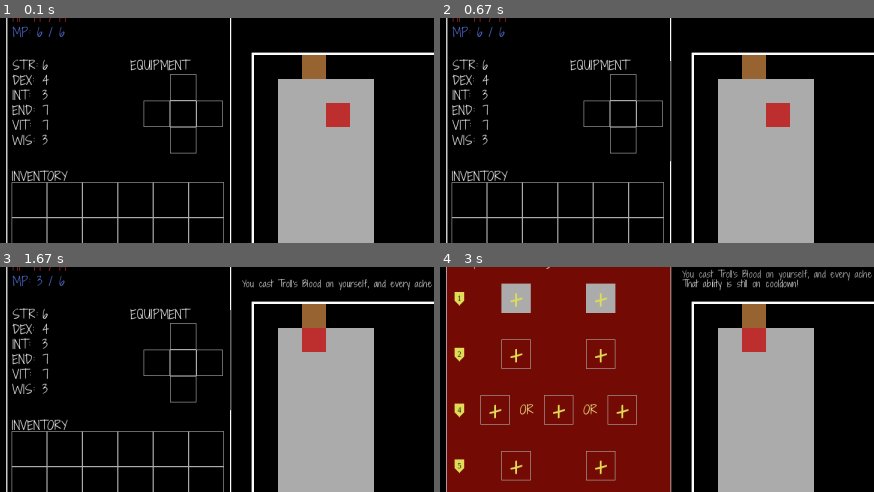
Above: before the commit, frames 1-4 (two rows, left to right).
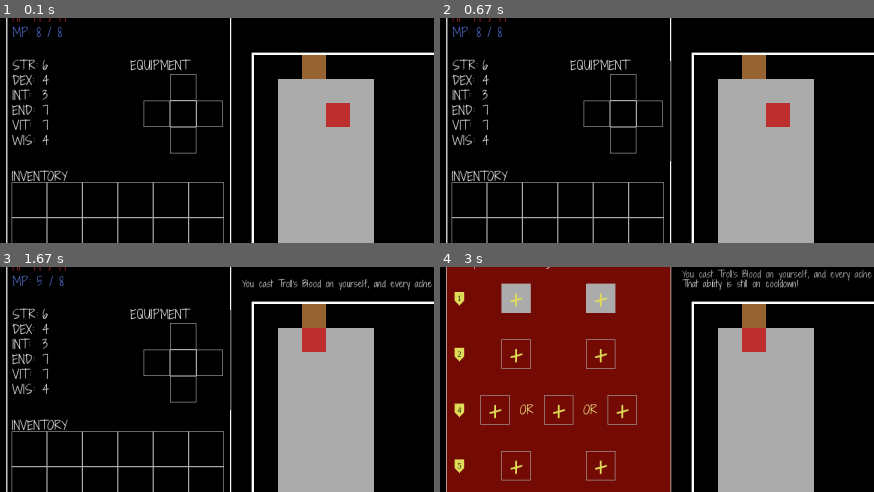
Above: after the commit, the same moments.

Repository: sohraub/untitled_pygame
Game: pygame game, started from main.py
Two runs of this game, one before a commit and one after it. Both use one fixed random seed, a clock stepped at 60 frames per second and the inputs below.
Inputs (mouse positions are % of the whole screen's width and height, from its top left):
- Up to frame 1 (0.1 s): no input
- Up to frame 2 (0.67 s): hold Right from 0.33 s (still down)
- Up to frame 3 (1.67 s): release Right at 0.8 s; hold Up 0.83-1.13 s; tap 2 at 0.98 s; click (56, 83) at 1.27 s; click (14, 50) at 1.65 s
- Up to frame 4 (3 s): hold Right 1.93-2.4 s; tap 2 at 2.08 s; hold Left 2.43-2.97 s; tap T at 2.58 s
The pictures show only the part of the screen within x 0-50%, y 8-58%; the shares and areas given below are measured in that part.

The runs differ from the first frame. In frame 1, 0.2% of the frame differs, in the area x 8-15%, y 4-57%; in frame 2, 0.2%; in frame 3, 0.1%; in frame 4, nothing differs.

Commit message:
added retribution active ability, think that will be all for now

Diff:
--- a/element_lists/status_list.py
+++ b/element_lists/status_list.py
@@ -1,6 +1,6 @@
 from math import ceil
 
-from game_elements.status import Status
+from game_elements.status import Status, CombatStatus
 from utility_functions import parse_description
 
 
@@ -34,6 +34,19 @@
     return ''
 
 
+def reflect_damage(attacker, target, damage, **kwargs):
+    """Any damage taken is reflected back to the attacker. If damage being dealt is 0, do nothing."""
+    if damage == 0:
+        return ''
+    attacker.hp[0] = max(0, attacker.hp[0] - damage)
+    # Add the damage value to target's hp to cancel out when it's subtracted later in the combat function
+    target.hp[0] += damage
+    attacker_name = attacker.display_name if attacker.is_enemy() else attacker.name
+    target_name = target.display_name if target.is_enemy() else target.name
+    console_text = f'{attacker_name} attempts to deal {damage} damage to {target_name}, but the damage is reflected.'
+    return console_text
+
+
 #### STATUSES ####
 
 lesser_poison = Status(name='Lesser Poison', type='debuff', duration=5,
@@ -51,3 +64,8 @@
 increased_strength = Status(name='Increased Strength', type='buff', duration=5,
                             description=parse_description('Temporarily increase Strength'),
                             attribute_effects={'str': 2})
+
+reflect_damage = CombatStatus(name='Reflect Damage', type='buff', duration=5,
+                              description=parse_description('Reflects all damage taken back to the attacker',
+                                                            char_limit=30),
+                              offensive=False, combat_function=reflect_damage)
--- a/game_elements/character.py
+++ b/game_elements/character.py
@@ -115,3 +115,17 @@
         if self.__class__.__name__ == 'Enemy':
             return True
         return False
+
+    def apply_defensive_combat_statuses(self, combat_dict):
+        """
+        Applies all the defensive combat statuses of this character when they are being attacked.
+        :param combat_dict: A dict containing all the data points of the combat instance, e.g. the attacker, the target,
+                            the damage being dealt, etc.
+        :return: console_text, a list of all the new console text resulting from these status effects.
+        """
+        console_text = list()
+        for status in self.status['buffs'] + self.status['debuffs']:
+            if status.is_combat_status() and not status.offensive:
+                console_text.append(status.combat_function(**combat_dict))
+
+        return console_text
--- a/game_elements/classes/warrior.py
+++ b/game_elements/classes/warrior.py
@@ -32,6 +32,7 @@
         ]
     }
     return ability_outcomes
+
 
 def trolls_blood_func(self, skill_level, **kwargs):
     """Ability function which adds a health regen buff to self."""
@@ -164,6 +165,15 @@
     return {'console_text': console_text}
 
 
+def retribution_func(self, skill_level, **kwargs):
+    """Ability function which adds a buff to self which reflects all incoming damage."""
+    from element_lists.status_list import reflect_damage
+    retribution_buff = copy(reflect_damage)
+    retribution_buff.name = 'Retribution'
+    retribution_buff.duration = 5 + skill_level - 1
+    self.apply_status(retribution_buff)
+    return {'console_text': 'You cast Retribution on yourself, and eye your attackers eagerly.'}
+
 #### ABILITIES ####
 heavy_strike = ActiveAbility(name='Heavy Strike', mp_cost=2,
                              description='Strike an enemy with all your might, dealing massive damage and knocking'
@@ -230,6 +240,13 @@
                                    'MP Cost': '6'})
 
 
+retribution = ActiveAbility(name='Retribution', mp_cost=8, cooldown=15, function=retribution_func,
+                            targeting_function=board_renderer.highlight_self,
+                            description='Temporarily gain a buff which reflects all incoming damage back to the '
+                                        'attackers',
+                            details={'Buff Duration': '5 + {skill_level} - 1', 'Cooldown': '15', 'MP Cost': '8'})
+
+
 #### SKILL TREE ####
 from element_lists.passive_abilities import calculated_strikes, bloodthirsty, deadly_momentum, thick_skin
 
@@ -293,7 +310,7 @@
             'disabled': False
         },
         {
-            'ability': ActiveAbility(),
+            'ability': copy(retribution),
             'level_prereq': 7,
             'disabled': False
         }
@@ -330,7 +347,7 @@
         'int': 3,
         'end': 7,
         'vit': 7,
-        'wis': 3
+        'wis': 4
     },
     'skill_tree': SKILL_TREE
 }
--- a/game_elements/enemy.py
+++ b/game_elements/enemy.py
@@ -70,6 +70,8 @@
             base_damage = 0
             console_text[0] += 'Miss! '
 
+        combat_dict = {'attacker': self, 'target': target, 'damage': base_damage}
+        console_text += target.apply_defensive_combat_statuses(combat_dict)
         console_text[0] += f"The {self.display_name} attacks you for {base_damage} damage. "
         target.hp[0] = max(target.hp[0] - base_damage, 0)
         return console_text
--- a/game_elements/status.py
+++ b/game_elements/status.py
@@ -33,6 +33,10 @@
     def __repr__(self):
         return f'{self.name} - {self.turns_left} turns left'
 
+    def is_combat_status(self):
+        """Simple function which returns True if self is a CombatStatus, and False otherwise."""
+        return self.__class__.__name__ == 'CombatStatus'
+
     def to_dict(self):
         """Returns a dict representation of the status, for rendering purposes mostly."""
         return {
@@ -41,3 +45,19 @@
             'turns_left': self.turns_left,
             'description': self.description
         }
+
+
+class CombatStatus(Status):
+    def __init__(self, name, type, duration, description, combat_function, offensive=True):
+        """
+        Combat statuses are a sub-class of statuses which have their effects applied only in combat. These effects take
+        the form of a function that will be applied on a dict which contains all of the individual data-point in an
+        instance of combat (e.g. the attacker, the target, the damage dealt, crit rate, etc.) and apply their effects
+        to the values.
+        :param combat_function: The function that will be applied to the combat values dict as the effect of this status
+        :param offensive: A boolean, True if this is an offensive status (i.e. applied when the player is attacking an
+                          enemy) and False if it's a defensive status (i.e. applied when an enemy attacks the player).
+        """
+        super().__init__(name, type, duration, description)
+        self.combat_function = combat_function
+        self.offensive = offensive
